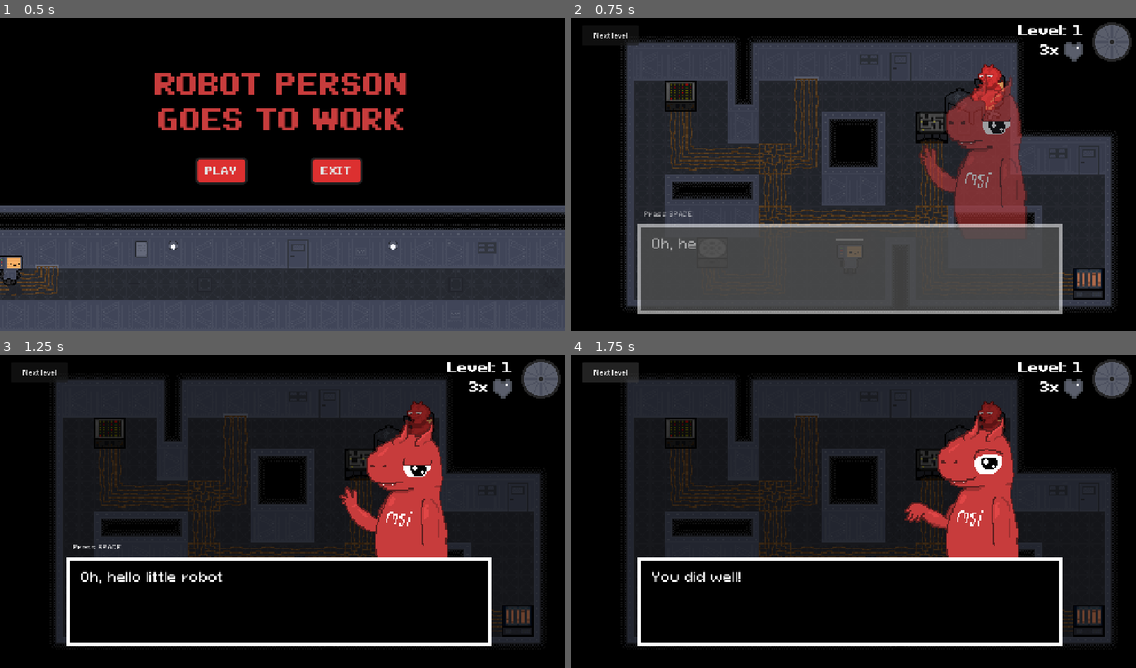
Above: before the commit, frames 1-4 (two rows, left to right).
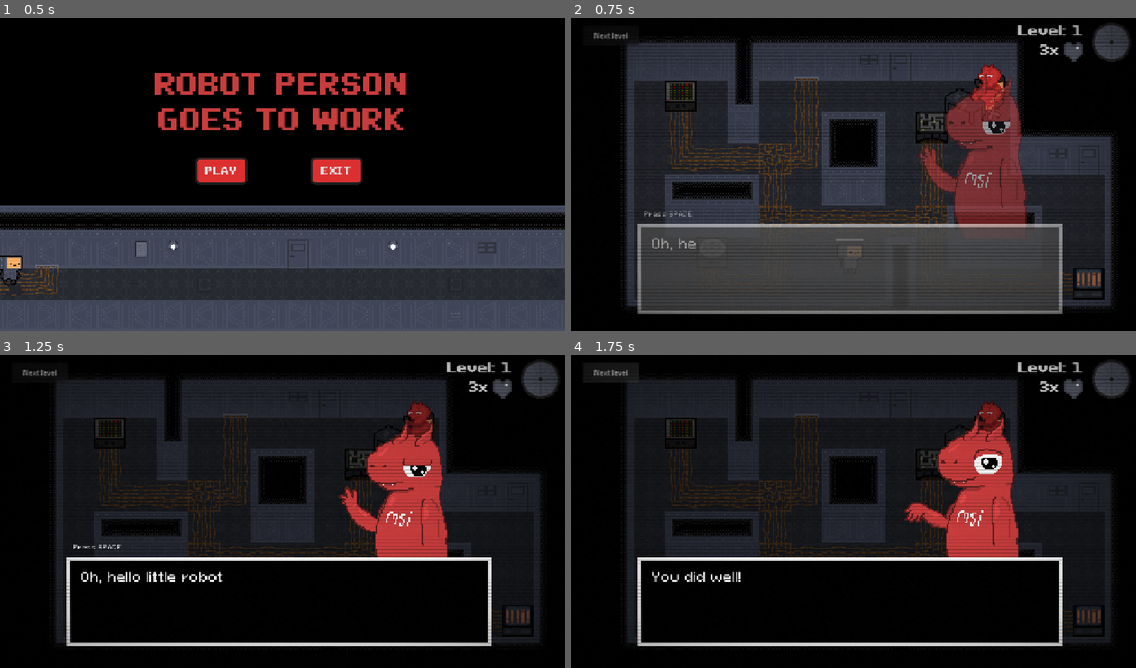
Above: after the commit, the same moments.

Repository: DuneRanger/MSI-GameJam
Game: Godot game, scene res://scenes/main.tscn
Two runs of this game, one before a commit and one after it. Both use one fixed random seed, a clock stepped at 60 frames per second and the inputs below.
Inputs:
- Up to frame 1 (0.5 s): no input
- Up to frame 2 (0.75 s): click "PLAY" at 0.5 s
- Up to frame 3 (1.25 s): no input
- Up to frame 4 (1.75 s): click "Next level" at 1.25 s

Frame 1 is identical in both runs. In frame 2, 3.0% of the frame differs, in the area x 4-100%, y 1-95%; in frame 3, 3.4%; in frame 4, 3.5%, in the area x 2-100%, y 1-94%.

Commit message:
changed death screen

Diff:
--- a/scenes/dialog_manager/dialog_manager.tscn
+++ b/scenes/dialog_manager/dialog_manager.tscn
@@ -113,6 +113,18 @@
 tracks/4/interp = 1
 tracks/4/loop_wrap = true
 tracks/4/keys = {
+"times": PackedFloat32Array(0),
+"transitions": PackedFloat32Array(1),
+"update": 1,
+"values": [false]
+}
+tracks/5/type = "value"
+tracks/5/imported = false
+tracks/5/enabled = true
+tracks/5/path = NodePath("Blackout:visible")
+tracks/5/interp = 1
+tracks/5/loop_wrap = true
+tracks/5/keys = {
 "times": PackedFloat32Array(0),
 "transitions": PackedFloat32Array(1),
 "update": 1,
@@ -268,6 +280,18 @@
 "update": 1,
 "values": [true]
 }
+tracks/6/type = "value"
+tracks/6/imported = false
+tracks/6/enabled = true
+tracks/6/path = NodePath("Blackout:visible")
+tracks/6/interp = 1
+tracks/6/loop_wrap = true
+tracks/6/keys = {
+"times": PackedFloat32Array(0),
+"transitions": PackedFloat32Array(1),
+"update": 1,
+"values": [false]
+}
 
 [sub_resource type="Animation" id="Animation_7kcvn"]
 resource_name = "explosion_"
@@ -364,6 +388,18 @@
 tracks/7/loop_wrap = true
 tracks/7/keys = {
 "times": PackedFloat32Array(0, 2.6666667),
+"transitions": PackedFloat32Array(1, 1),
+"update": 1,
+"values": [true, false]
+}
+tracks/8/type = "value"
+tracks/8/imported = false
+tracks/8/enabled = true
+tracks/8/path = NodePath("Blackout:visible")
+tracks/8/interp = 1
+tracks/8/loop_wrap = true
+tracks/8/keys = {
+"times": PackedFloat32Array(1.6666666, 4),
 "transitions": PackedFloat32Array(1, 1),
 "update": 1,
 "values": [true, false]
@@ -428,7 +464,7 @@
 [node name="Portrait" type="Control" parent="." unique_id=1260083061]
 modulate = Color(1, 1, 1, 0)
 anchors_preset = 0
-offset_right = 39.999924
+offset_right = 39.99991
 offset_bottom = 40.0
 pivot_offset = Vector2(942, 465)
 
@@ -523,13 +559,23 @@
 
 [node name="ColorRect" type="ColorRect" parent="." unique_id=1796185997]
 visible = false
-modulate = Color(1, 1, 1, 0.4705882)
+modulate = Color(1, 1, 1, 0)
 z_index = -1
 layout_mode = 0
 offset_left = -102.0
 offset_top = -61.0
 offset_right = 1370.0
 offset_bottom = 1309.0
+color = Color(0, 0, 0, 1)
+
+[node name="Blackout" type="ColorRect" parent="." unique_id=1064863837]
+visible = false
+layout_mode = 0
+offset_left = -160.0
+offset_top = -128.0
+offset_right = 1536.0
+offset_bottom = 936.0
+mouse_filter = 2
 color = Color(0, 0, 0, 1)
 
 [node name="ExplosionColorRect" type="ColorRect" parent="." unique_id=1408211750]
--- a/scenes/game/game.tscn
+++ b/scenes/game/game.tscn
@@ -6,7 +6,7 @@
 [ext_resource type="PackedScene" uid="uid://j4s1r411n22" path="res://scenes/game/machines/minigames/color_find.tscn" id="3_lfrn8"]
 [ext_resource type="PackedScene" uid="uid://dgt5wonqifjn8" path="res://scenes/game/levels/level_1.tscn" id="3_otnwt"]
 [ext_resource type="PackedScene" uid="uid://3pqpok6jkxky" path="res://scenes/dialog_manager/dialog_manager.tscn" id="4_2a8rs"]
-[ext_resource type="PackedScene" uid="uid://nspjmntmiqjj" path="res://scenes/game/levels/level_10.tscn" id="4_kp23o"]
+[ext_resource type="PackedScene" uid="uid://la47e6sbnret" path="res://scenes/game/levels/level_4.tscn" id="4_kp23o"]
 [ext_resource type="PackedScene" uid="uid://jsn2uxwrgdv2" path="res://scenes/game/levels/level_0.tscn" id="5_87uf6"]
 [ext_resource type="Texture2D" uid="uid://5l4bsiiaeu53" path="res://assets/game/levels/clock_empty.png" id="6_2a8rs"]
 [ext_resource type="Shader" uid="uid://cwr1ovub2hmsc" path="res://assets/game/FX/vignette.gdshader" id="6_4j704"]
@@ -68,13 +68,11 @@
 
 [node name="CanvasLayer" type="CanvasLayer" parent="PostProcessing" unique_id=690934362]
 layer = 2
-visible = false
 
 [node name="PostProcessingFX" type="WorldEnvironment" parent="PostProcessing/CanvasLayer" unique_id=1540551880]
 environment = SubResource("Environment_w1hta")
 
 [node name="CRT filter" type="ColorRect" parent="PostProcessing/CanvasLayer" unique_id=787995438]
-visible = false
 z_index = 100
 material = SubResource("ShaderMaterial_4j704")
 anchors_preset = 8
--- a/scripts/game/dialog_manager/dialog_manager.gd
+++ b/scripts/game/dialog_manager/dialog_manager.gd
@@ -246,6 +246,7 @@
 
 func play_lose_dialogue(): ##plays random dialogue if player loses and blows up the screen
 	play_random_dialogue(defeat_lines)
+	MusicAndAmbiencePlayer.fade_out()
 	is_defeated = true
 
 func play_win_dialogue(level_end_delay : float): ##plays random dialogue if player wins and automatically disappears
